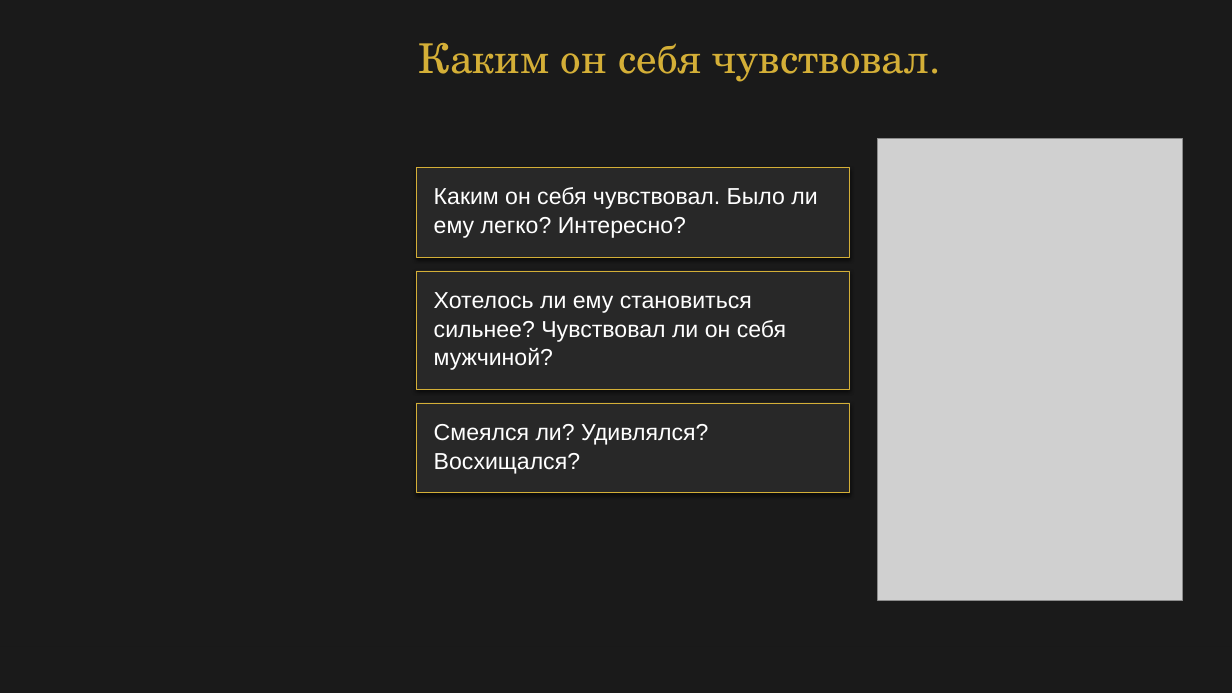
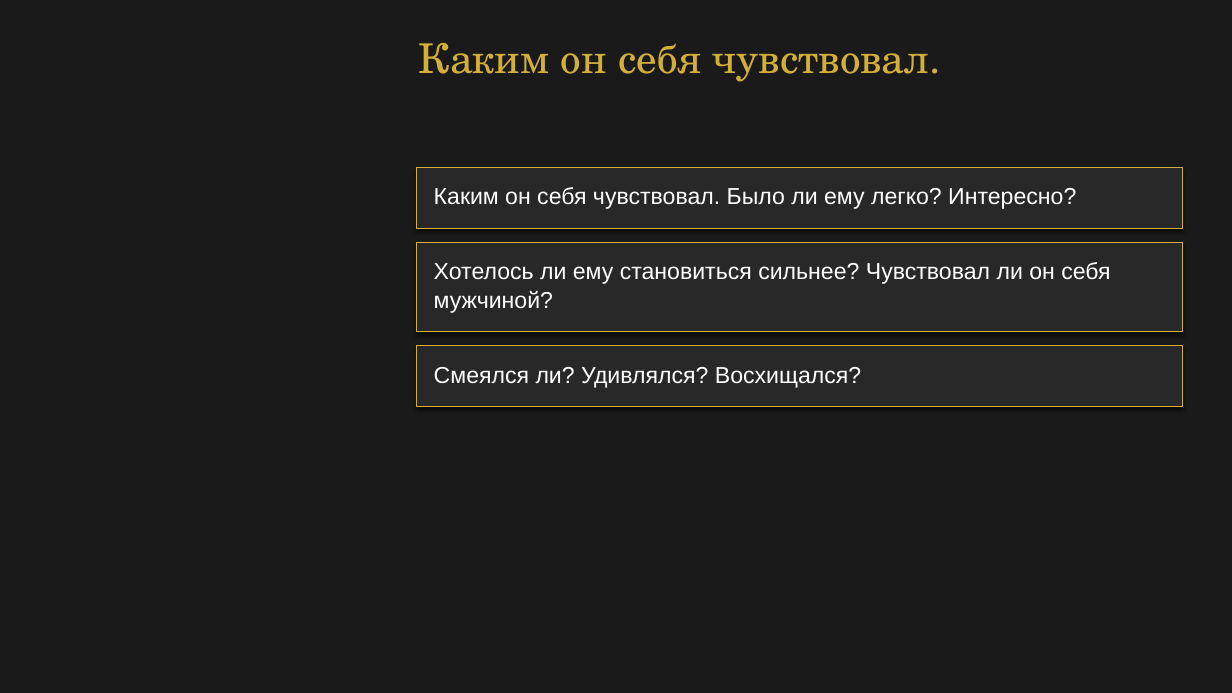
Before and after one commit to babylonofkommod-ai/-, a slide deck: slide 7 of Ваш Кристалл незабываемости.pptx. Drawn at 1232x693 pixels with LibreOffice and Linux fonts; fonts in the diff are those of the drawing; grey boxes stand for pictures. Boxes give left, top, right and bottom in pixels: in the first picture for what was removed or moved away, otherwise in the second. Text is boxed around its words. In the diff, an @@ line names an element or a change of style, - is before the commit and + after.

```diff
--- a/Ваш Кристалл незабываемости.pptx
+++ b/Ваш Кристалл незабываемости.pptx
@@ picture removed at box(878, 139, 1183, 601) @@
@@ rectangle: place and size @@
-rectangle at box(416, 167, 850, 258)
+rectangle at box(416, 167, 1183, 229)
@@ rectangle: place and size @@
-rectangle at box(417, 167, 850, 257)
+rectangle at box(417, 167, 1183, 228)
@@ text at box(434, 187, 1076, 209): text changed @@
-Каким он себя чувствовал. Было ли
-ему легко? Интересно?
+Каким он себя чувствовал. Было ли ему легко? Интересно?
@@ text "Хотелось ли ему становиться сильнее? ...": place and size @@
-text "Хотелось ли ему становиться сильнее? ..." at box(434, 292, 786, 370)
+text "Хотелось ли ему становиться сильнее? ..." at box(434, 262, 1110, 313)
@@ rectangle: place and size @@
-rectangle at box(416, 271, 850, 390)
+rectangle at box(416, 242, 1183, 333)
@@ rectangle: place and size @@
-rectangle at box(417, 271, 850, 389)
+rectangle at box(417, 242, 1183, 332)
@@ text at box(434, 262, 1110, 284): text changed @@
-Хотелось ли ему становиться
-сильнее? Чувствовал ли он себя
+Хотелось ли ему становиться сильнее? Чувствовал ли он себя
@@ rectangle added at box(416, 346, 1183, 408), fill #282828 @@
@@ rectangle added at box(417, 346, 1183, 407), fill #282828, outline #D4AF37 0.5 pt @@
@@ text at box(434, 367, 861, 388): text changed @@
-Смеялся ли? Удивлялся?
-Восхищался?
+Смеялся ли? Удивлялся? Восхищался?
@@ rectangle removed at box(416, 403, 850, 494) @@
@@ rectangle removed at box(417, 403, 850, 493) @@
```
Also in this commit, not shown: 21 other slides changed, 13 other files.
